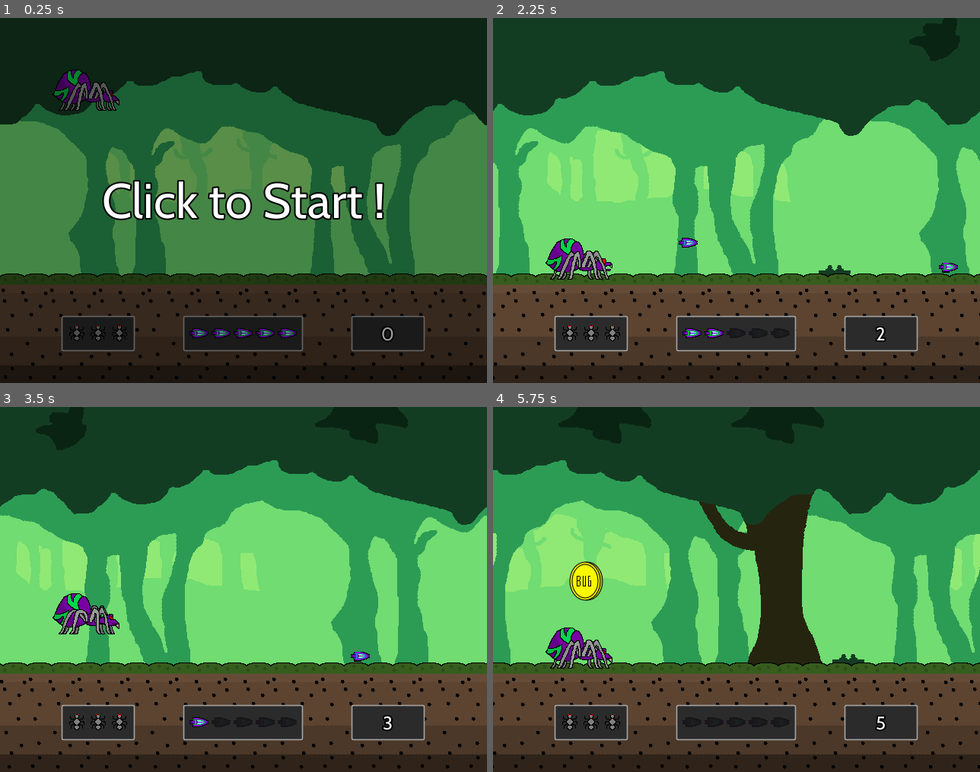
Above: before the commit, frames 1-4 (two rows, left to right).
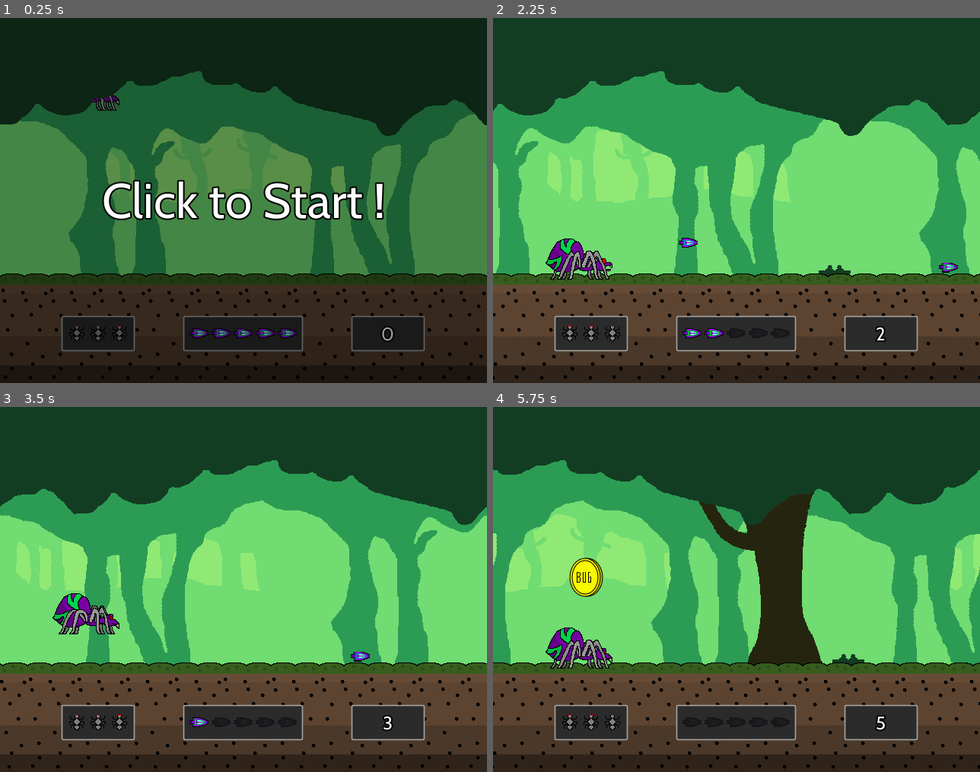
Above: after the commit, the same moments.

Repository: Gravedigger7789/spider-scramble
Game: Godot game, scene res://src/Level/Sandbox1.tscn
Same seed, same stepped clock (60 frames per second), same inputs: the game is played once before the commit and once after it. The engine's default icon, where the game draws it, is replaced by a stand-in: a white triangle on a blue panel in a dark square.
Inputs (mouse positions are in pixels of both pictures, inside the frame that each line leads up to):
- Up to frame 1 (0.25 s): no input
- Up to frame 2 (2.25 s): tap Enter at 0.5 s; move the mouse to (843, 182) at 0.52 s; hold Z (attack) 0.53-1.28 s; click (843, 182) at 0.67 s; tap Up (jump) at 0.77, 1.52 s; move the mouse to (639, 218) at 1.27 s; tap Z (attack) at 1.35 s; click (639, 218) at 1.42 s; move the mouse to (785, 120) at 2.02 s; hold Z (attack) from 2.03 s (still down); click (785, 120) at 2.17 s
- Up to frame 3 (3.5 s): move the mouse to (219, 662) at 2.77 s; release Z (attack) at 2.78 s; tap Z (attack) at 2.85 s; click (219, 662) at 2.92 s; tap Up (jump) at 3.02 s
- Up to frame 4 (5.75 s): move the mouse to (882, 644) at 3.52 s; hold Z (attack) 3.53-4.28 s; click (882, 644) at 3.67 s; tap Up (jump) at 3.77, 4.52 s; move the mouse to (590, 534) at 4.27 s; tap Z (attack) at 4.35 s; click (590, 534) at 4.42 s; move the mouse to (760, 589) at 5.02 s; hold Z (attack) from 5.03 s (still down); click (760, 589) at 5.17 s

The runs differ from the first frame. In frame 1, 0.8% of the frame differs, in the area x 10-24%, y 14-26%; in frame 2, 0.7%; in frame 3, 1.8%; in frame 4, 2.6%, in the area x 13-68%, y 0-54%.

Commit message:
Adding web to spider and moving treetops to foreground

Diff:
--- a/src/Level/Sandbox1.tscn
+++ b/src/Level/Sandbox1.tscn
@@ -24,5 +24,5 @@
 obstacles = [ ExtResource( 7 ), ExtResource( 5 ) ]
 
 [node name="PickupSpawner" parent="." instance=ExtResource( 3 )]
-position = Vector2( 768, 229.081 )
+position = Vector2( 768, 224 )
 obstacles = [ ExtResource( 6 ), ExtResource( 8 ) ]
--- a/src/Level/TreeBackground.gd
+++ b/src/Level/TreeBackground.gd
@@ -1,16 +1,6 @@
 extends ParallaxBackground
 
 export var velocity: Vector2 = Vector2(-400, 0)
-
-onready var tree_spawner: SpriteSpawner = $TreeSpawner
-onready var shrub_spawner: SpriteSpawner = $ShrubSpawner
-onready var foliage_spawner: SpriteSpawner = $FoliageSpawner
-
-
-func _ready():
-	tree_spawner.sprite_velocity = velocity
-	shrub_spawner.sprite_velocity = velocity
-	foliage_spawner.sprite_velocity = velocity
 
 
 func _process(delta: float) -> void:
--- a/src/Level/TreeBackground.tscn
+++ b/src/Level/TreeBackground.tscn
@@ -65,14 +65,6 @@
 [node name="TreeSpawner" parent="ParallaxBackground" instance=ExtResource( 9 )]
 position = Vector2( 832, 320 )
 
-[node name="TreeTops" type="ParallaxLayer" parent="ParallaxBackground"]
-motion_mirroring = Vector2( 640, 0 )
-script = ExtResource( 23 )
-
-[node name="Sprite" type="Sprite" parent="ParallaxBackground/TreeTops"]
-texture = ExtResource( 2 )
-centered = false
-
 [node name="FoliageSpawner" parent="ParallaxBackground" instance=ExtResource( 9 )]
 position = Vector2( 832, 24 )
 textures = [ ExtResource( 20 ), ExtResource( 19 ), ExtResource( 21 ), ExtResource( 22 ) ]
@@ -119,6 +111,17 @@
 "_edit_use_anchors_": false
 }
 
+[node name="ParallaxForeground" type="ParallaxBackground" parent="."]
+layer = 10
+script = ExtResource( 1 )
+
+[node name="TreeTops" type="ParallaxLayer" parent="ParallaxForeground"]
+motion_mirroring = Vector2( 640, 0 )
+
+[node name="Sprite" type="Sprite" parent="ParallaxForeground/TreeTops"]
+texture = ExtResource( 2 )
+centered = false
+
 [node name="Floor" type="StaticBody2D" parent="."]
 collision_layer = 4
 collision_mask = 7
--- a/src/Objects/Heart.tscn
+++ b/src/Objects/Heart.tscn
@@ -1,8 +1,9 @@
-[gd_scene load_steps=5 format=2]
+[gd_scene load_steps=6 format=2]
 
 [ext_resource path="res://src/Objects/Obstacle.tscn" type="PackedScene" id=1]
 [ext_resource path="res://src/Objects/Heart.gd" type="Script" id=2]
 [ext_resource path="res://assets/collect/fly.png" type="Texture" id=3]
+[ext_resource path="res://assets/collect/web.png" type="Texture" id=4]
 
 [sub_resource type="RectangleShape2D" id=1]
 extents = Vector2( 12, 12 )
@@ -10,12 +11,24 @@
 [node name="Heart" instance=ExtResource( 1 )]
 script = ExtResource( 2 )
 
-[node name="Sprite" parent="." index="0"]
+[node name="ColorRect" type="ColorRect" parent="." index="0"]
+margin_left = -1.0
+margin_top = -240.0
+margin_right = 1.0
+color = Color( 0.4, 0.4, 0.4, 1 )
+__meta__ = {
+"_edit_use_anchors_": false
+}
+
+[node name="Sprite2" type="Sprite" parent="." index="1"]
+texture = ExtResource( 4 )
+
+[node name="Sprite" parent="." index="2"]
 texture = ExtResource( 3 )
 
-[node name="CollisionShape2D" parent="." index="1"]
+[node name="CollisionShape2D" parent="." index="3"]
 position = Vector2( 0, 0 )
 shape = SubResource( 1 )
 
-[node name="VisibilityNotifier2D" parent="." index="2"]
+[node name="VisibilityNotifier2D" parent="." index="4"]
 rect = Rect2( -12, -12, 24, 24 )
